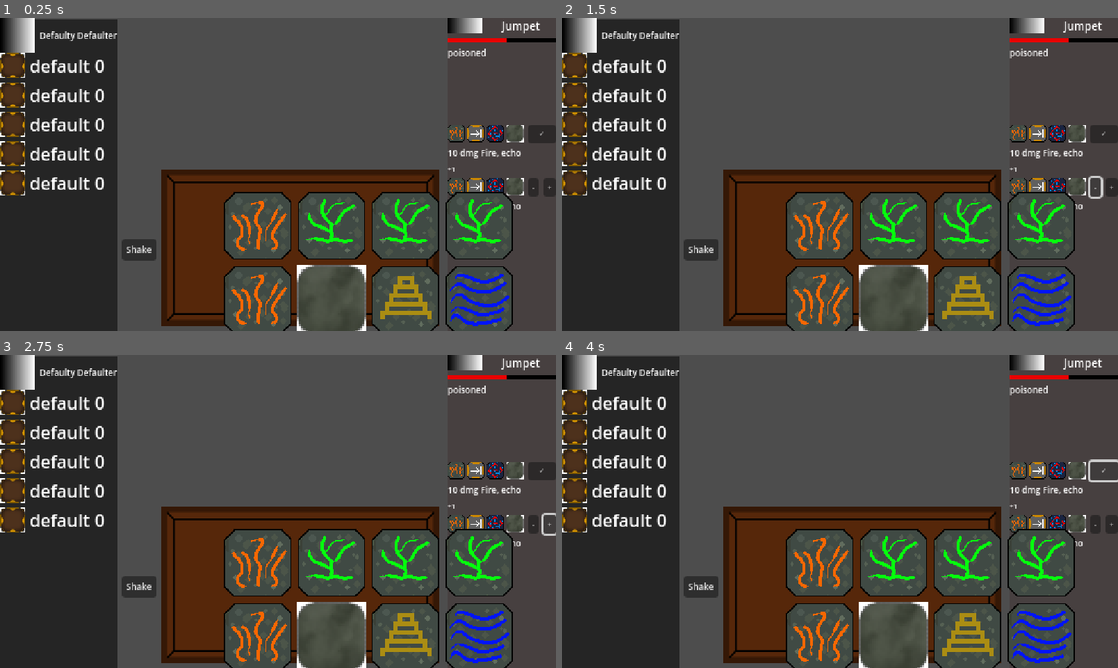
Above: before the commit, frames 1-4 (two rows, left to right).
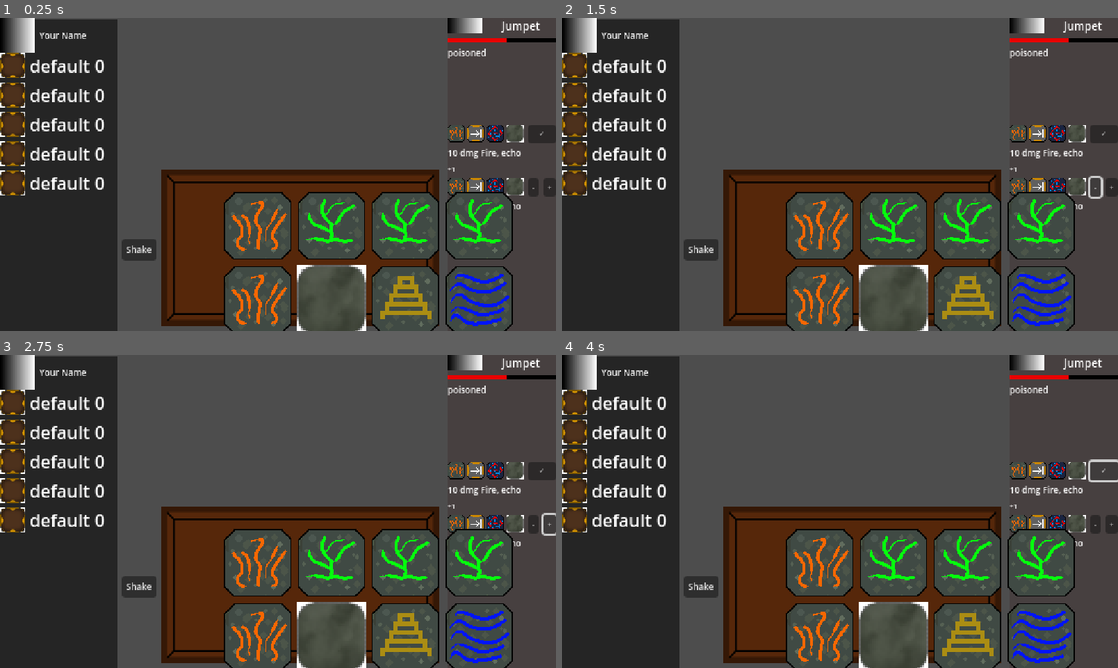
Above: after the commit, the same moments.

Repository: brianhall1313/rune-box-dice-roller
Game: Godot game, scene res://scenes/encounter.tscn
The game is run twice, just before and just after one commit, with the same random seed, the same clock (stepped at 60 frames per second) and the same inputs. The project has no main scene, so this scene is started directly.
Inputs:
- Up to frame 1 (0.25 s): no input
- Up to frame 2 (1.5 s): click "✓" at 0.5 s; click "-" at 1.25 s
- Up to frame 3 (2.75 s): click "+" at 2 s
- Up to frame 4 (4 s): click "Shake" at 2.75 s; click "✓" at 3.5 s

The runs differ from the first frame. In frame 1, 0.2% of the frame differs, in the area x 7-22%, y 4-8%; in frame 2, 0.2%; in frame 3, 0.2%; in frame 4, 0.2%.

Commit message:
starting to add player script stuff

Diff:
--- /dev/null
+++ b/scenes/player_info_element.gd
@@ -0,0 +1,30 @@
+extends Control
+
+@onready var player_portrait = $VBoxContainer/player_info/player_portrait
+@onready var player_name = $VBoxContainer/player_info/player_name
+# Called when the node enters the scene tree for the first time.
+
+var dice_list = []
+func _ready() -> void:
+	# set this on load/new in some global state and use it here
+	player_name.text = "Your Name"
+	# portrait can be set too, but we don't have anything yet anyway
+	# and set the dice list to a bunch of real stuff (loaded or initial)
+	# dice_list = InventoryManager.inventory
+	dice_list = [
+		# these will be die objects, but for now just data hash describing it
+		{"name": "elemental", "type": "nature", "faces": ["fire", "earth", "water", "sky", "life", ""]},
+		{"name": "elemental", "type": "nature", "faces": ["fire", "earth", "water", "sky", "life", ""]},
+		{"name": "elemental", "type": "nature", "faces": ["fire", "earth", "water", "sky", "life", ""]},
+		{"name": "elemental", "type": "nature", "faces": ["fire", "earth", "water", "sky", "life", ""]},
+		{"name": "elemental", "type": "nature", "faces": ["fire", "earth", "water", "sky", "life", ""]},
+		{"name": "physical", "type": "craft", "faces": ["lob", "lob", "temper", "temper", "", ""]},
+		{"name": "physical", "type": "craft", "faces": ["lob", "lob", "temper", "temper", "", ""]},
+		{"name": "physical+", "type": "craft", "faces": ["lob", "lob", "lob", "temper", "temper", "temper"]},
+		{"name": "magic", "type": "arcane", "faces": ["echo", "echo", "reflect", "reflect", "", ""]},
+	]
+	# pass a dice list to dice_inventory (raw or count unique above)
+
+# Called every frame. 'delta' is the elapsed time since the previous frame.
+func _process(delta: float) -> void:
+	pass
--- a/scenes/player_info_element.tscn
+++ b/scenes/player_info_element.tscn
@@ -1,6 +1,7 @@
-[gd_scene load_steps=4 format=3 uid="uid://un86ip0c1s75"]
+[gd_scene load_steps=5 format=3 uid="uid://un86ip0c1s75"]
 
 [ext_resource type="PackedScene" uid="uid://wrja75sijyfj" path="res://scenes/dice_inventory.tscn" id="1_biodx"]
+[ext_resource type="Script" path="res://scenes/player_info_element.gd" id="1_i6yfk"]
 
 [sub_resource type="Gradient" id="Gradient_ohbm4"]
 
@@ -13,6 +14,7 @@
 anchors_preset = 0
 offset_right = 40.0
 offset_bottom = 40.0
+script = ExtResource("1_i6yfk")
 
 [node name="ColorRect" type="ColorRect" parent="."]
 layout_mode = 2
